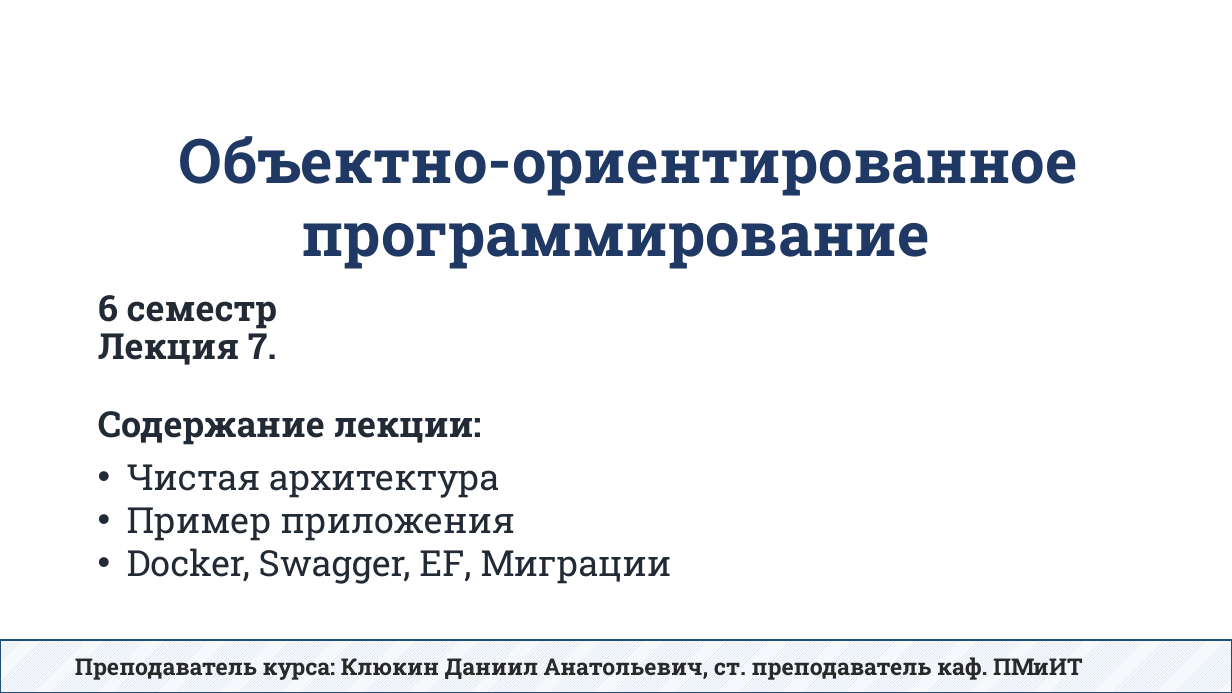
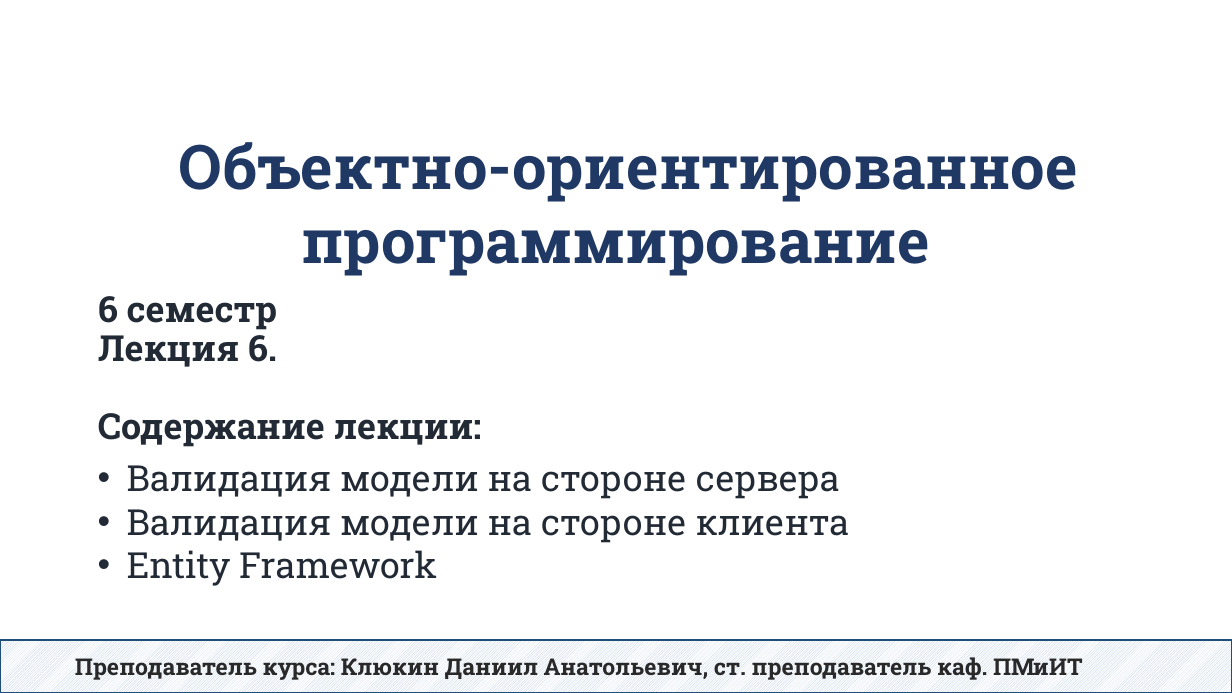
Before and after one commit to DaniilKlyukin/OOP-6, a slide deck: slide 1 of Лекции/ООП 2 лек 7.pptx. Drawn at 1232x693 pixels with LibreOffice and Linux fonts; fonts in the diff are those of the drawing. Boxes give left, top, right and bottom in pixels: in the first picture for what was removed or moved away, otherwise in the second. Text is boxed around its words. In the diff, an @@ line names an element or a change of style, - is before the commit and + after.

```diff
--- a/Лекции/ООП 2 лек 7.pptx
+++ b/Лекции/ООП 2 лек 7.pptx
@@ text "Объектно-ориентированное программирование": place and size @@
-text "Объектно-ориентированное программирование" at box(179, 136, 1078, 269)
+text "Объектно-ориентированное программирование" at box(179, 142, 1078, 276)
@@ title at box(98, 296, 482, 447): text changed @@
-6 семестр
-Лекция 7.
-Содержание лекции:
+6 семестр
+Лекция 6.
+Содержание лекции:
@@ text at box(127, 465, 850, 586): text changed @@
-• Чистая архитектура
-• Пример приложения
-• Docker, Swagger, EF, Миграции
+• Валидация модели на стороне сервера
+• Валидация модели на стороне клиента
+• Entity Framework
```
Also in this commit, not shown: 47 slides added, 86 slides removed, 7 other files.
